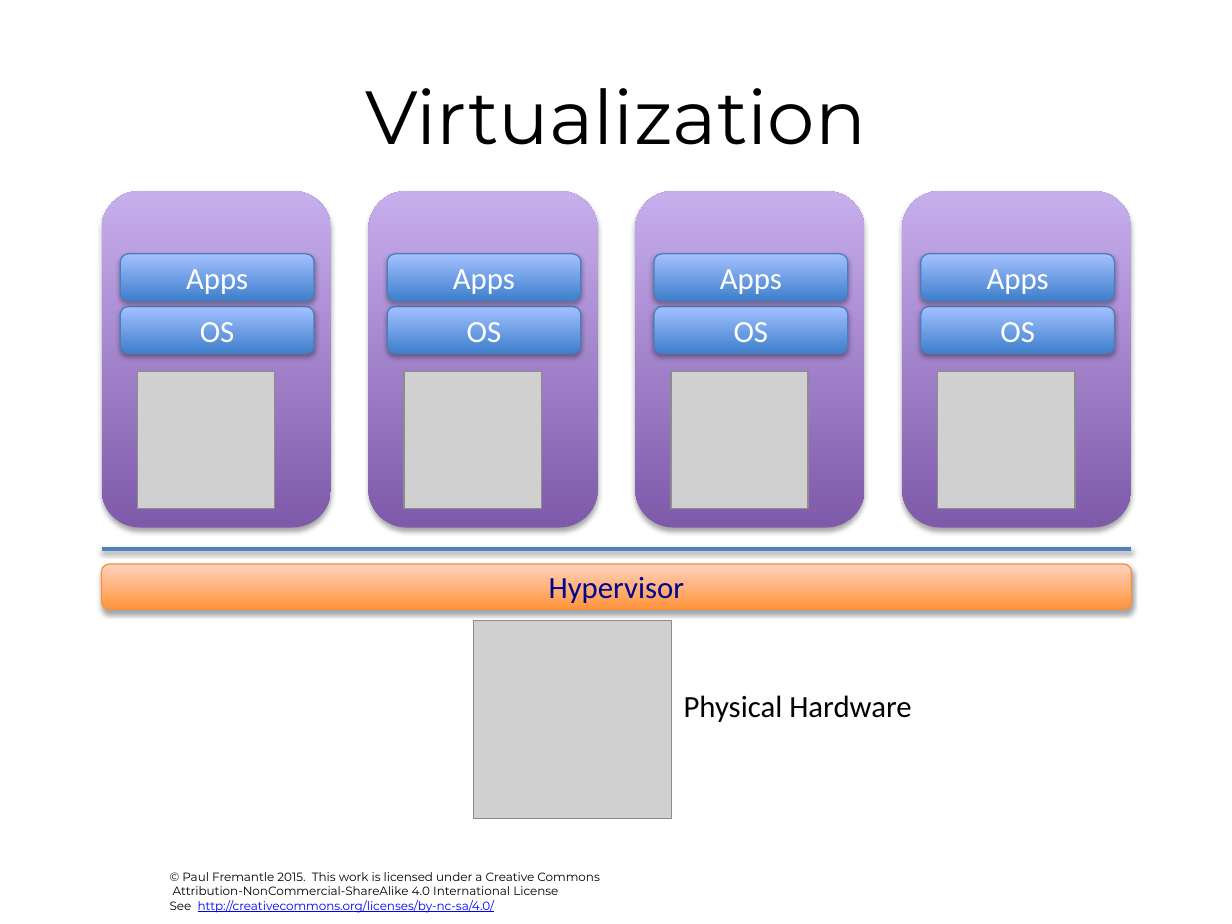
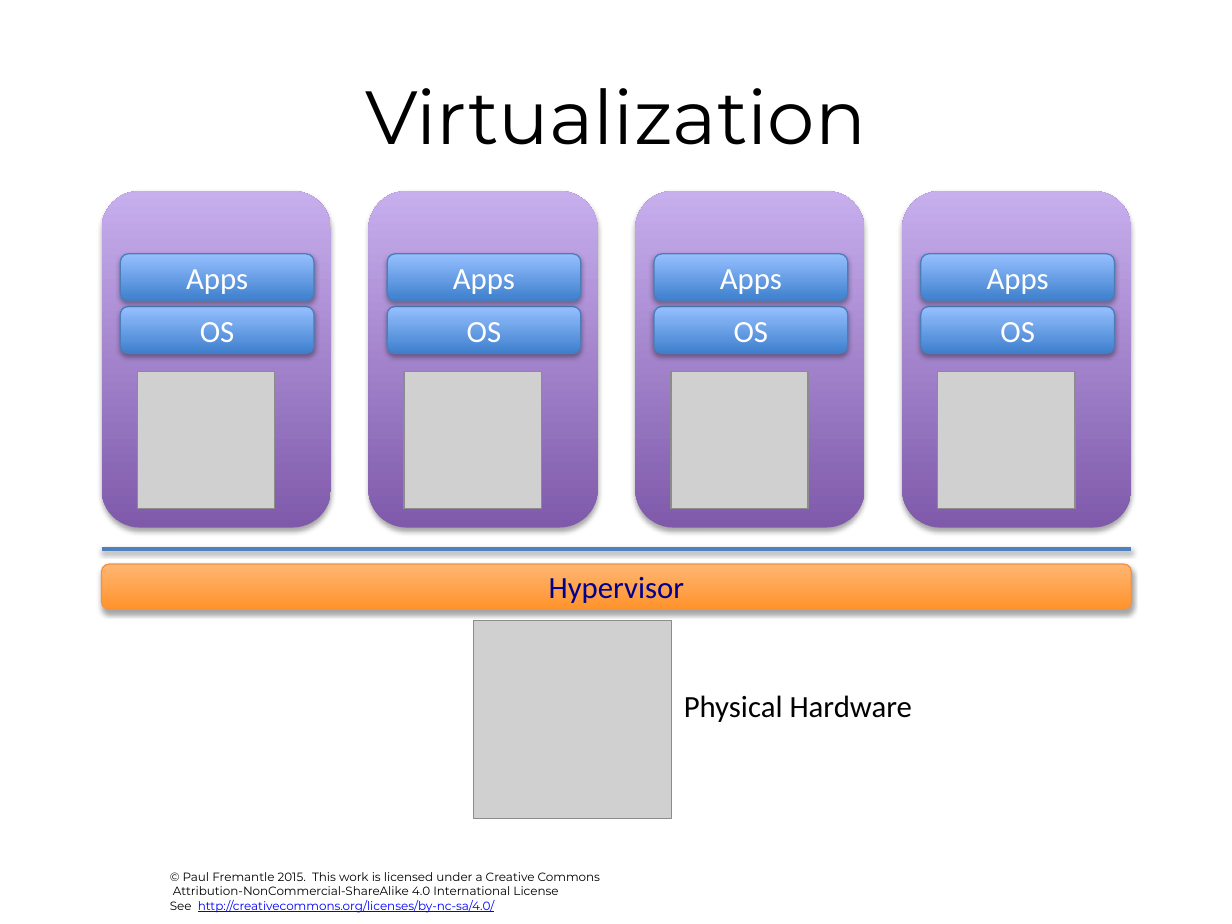
Before and after one commit to pzfreo/ox-clo, a slide deck: slide 5 of pres-source/03-cloud-computing-background.pptx. Drawn at 1232x924 pixels with LibreOffice and Linux fonts; fonts in the diff are those of the drawing; grey boxes stand for pictures; background and template pictures are left out. Boxes give left, top, right and bottom in pixels: in the first picture for what was removed or moved away, otherwise in the second. Text is boxed around its words. In the diff, an @@ line names an element or a change of style, - is before the commit and + after.

```diff
--- a/pres-source/03-cloud-computing-background.pptx
+++ b/pres-source/03-cloud-computing-background.pptx
@@ rounded rectangle "Hypervisor" at [101, 564, 1131, 610]: fill gradient #FF953E to #FFD2BD to gradient #FF932B to #FFB673; outline #F69240 0.75 pt to #F5913F 0.75 pt; proportions changed @@
```
Also in this commit, not shown: 36 other slides changed, 45 other files.
